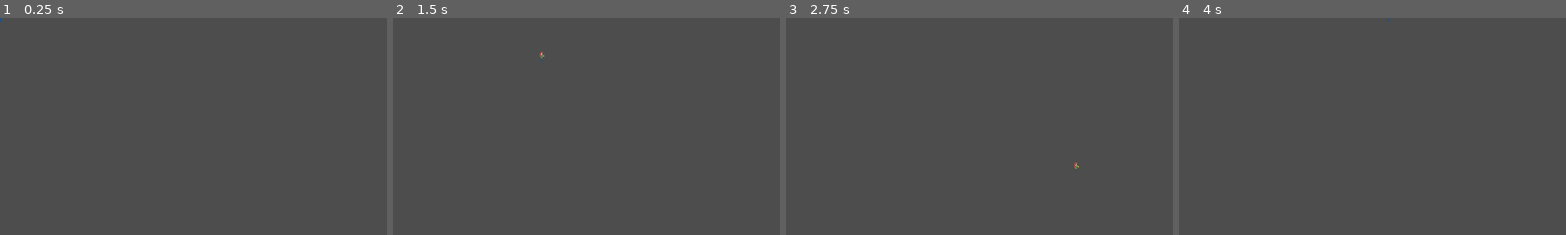
Above: before the commit, frames 1-4 (left to right).
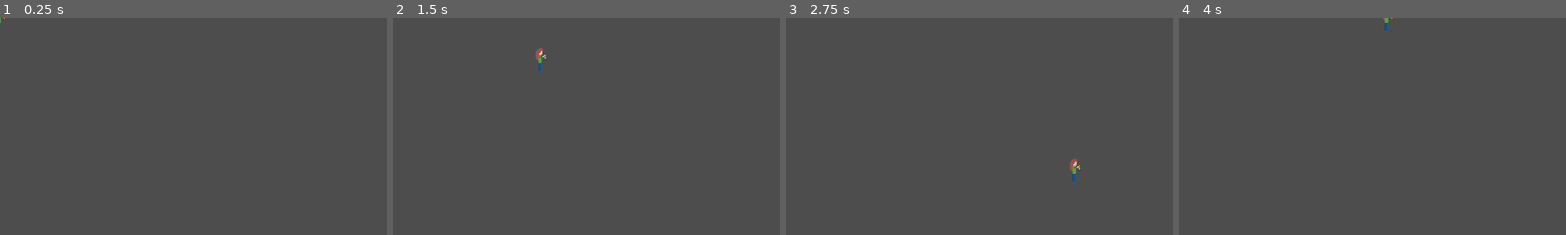
Above: after the commit, the same moments.

Repository: IllinaBurlace/dark-dungeon-re
Game: Godot game, scene res://Scenes/player.tscn
Same seed, same stepped clock (60 frames per second), same inputs: the game is played once before the commit and once after it. The project has no main scene, so this scene is started directly.
Inputs:
- Up to frame 1 (0.25 s): no input
- Up to frame 2 (1.5 s): tap Enter at 0.5 s; hold D (move_right) 0.53-1.28 s; tap Space at 1.25 s; hold S (move_down) from 1.28 s (still down)
- Up to frame 3 (2.75 s): tap Enter at 2 s; release S (move_down) at 2.03 s; hold D (move_right) from 2.03 s (still down)
- Up to frame 4 (4 s): tap Space at 2.75 s; release D (move_right) at 2.78 s; hold W (move_up) 2.78-3.53 s; hold A (move_left) from 3.53 s (still down)
The pictures show only the part of the screen within x 0-50%, y 0-50%; the shares and areas given below are measured in that part.

The runs differ from the first frame. In frame 1, less than 0.1% of the frame differs, in the area x 0-2%, y 0-3%; in frame 2, 0.1%, in the area x 36-40%, y 13-25%; in frame 3, 0.1%; in frame 4, less than 0.1%.

Commit message:
Altered player scale and hitbox

Diff:
--- a/Scenes/player.tscn
+++ b/Scenes/player.tscn
@@ -2,10 +2,6 @@
 
 [ext_resource type="Script" uid="uid://dypmawpf0vjys" path="res://Scripts/Player/player.gd" id="1_cvnsp"]
 [ext_resource type="Texture2D" uid="uid://bcnvybml58nqg" path="res://Assets/Sprite.png" id="2_cvnsp"]
-
-[sub_resource type="CapsuleShape2D" id="CapsuleShape2D_cvnsp"]
-radius = 4.0
-height = 14.0
 
 [sub_resource type="AtlasTexture" id="AtlasTexture_6t5aa"]
 atlas = ExtResource("2_cvnsp")
@@ -36,16 +32,20 @@
 "speed": 5.0
 }]
 
+[sub_resource type="CapsuleShape2D" id="CapsuleShape2D_cvnsp"]
+radius = 1.0
+height = 11.0
+
 [node name="Player" type="CharacterBody2D"]
 motion_mode = 1
 script = ExtResource("1_cvnsp")
 
-[node name="CollisionShape2D" type="CollisionShape2D" parent="."]
-position = Vector2(0.4375, -0.257813)
-shape = SubResource("CapsuleShape2D_cvnsp")
-
 [node name="Sprite2D" type="AnimatedSprite2D" parent="."]
-position = Vector2(1.4375, -3.25781)
-scale = Vector2(0.453125, 0.453125)
+position = Vector2(0, -0.5)
 sprite_frames = SubResource("SpriteFrames_x3wgy")
 frame_progress = 0.662712
+
+[node name="CollisionShape2D" type="CollisionShape2D" parent="."]
+position = Vector2(-2, 20)
+rotation = 1.5708
+shape = SubResource("CapsuleShape2D_cvnsp")
--- a/project.godot
+++ b/project.godot
@@ -13,6 +13,10 @@
 config/name="Dark Dungeon RE"
 config/features=PackedStringArray("4.4", "GL Compatibility")
 config/icon="res://icon.svg"
+
+[dotnet]
+
+project/assembly_name="Dark Dungeon RE"
 
 [input]
 
